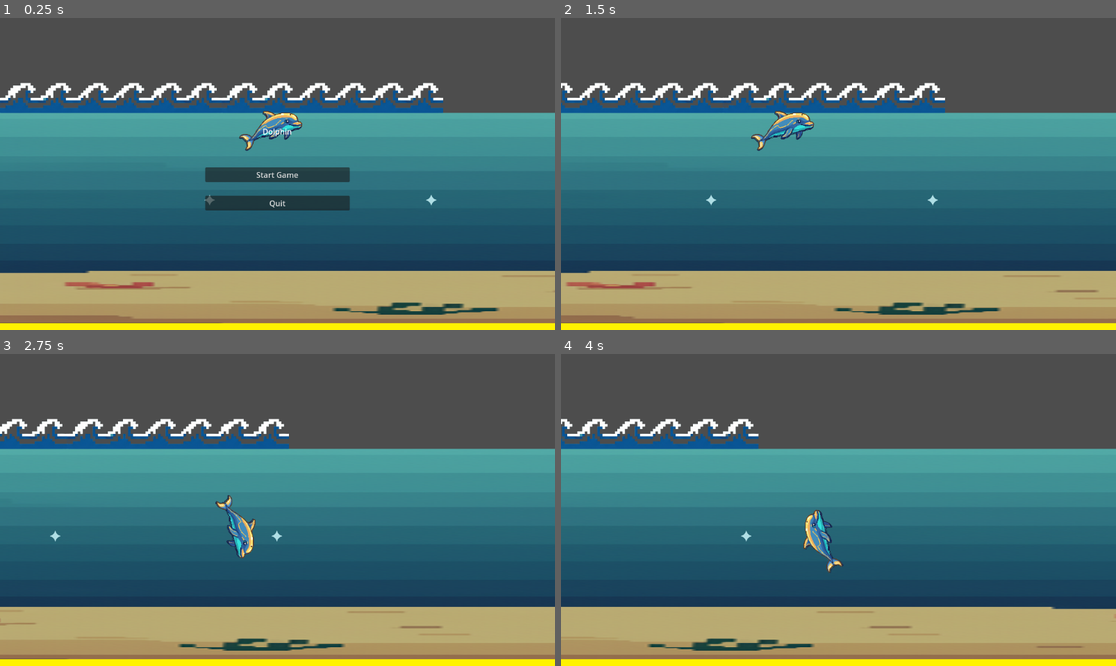
Above: before the commit, frames 1-4 (two rows, left to right).
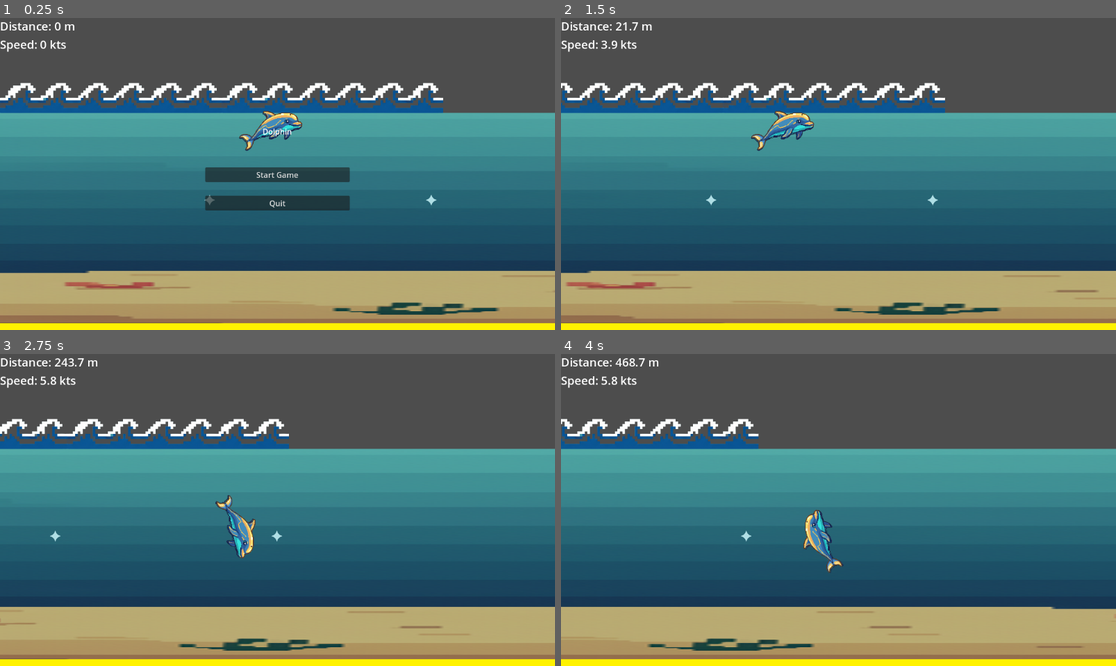
Above: after the commit, the same moments.

Repository: sandritalb/dolphin_ai
Game: Godot game, scene res://scenes/main.tscn
Two runs of this game, one before a commit and one after it. Both use one fixed random seed, a clock stepped at 60 frames per second and the inputs below.
Inputs:
- Up to frame 1 (0.25 s): no input
- Up to frame 2 (1.5 s): click "Start Game" at 0.5 s; tap Enter (ui_accept) at 1.25 s; hold Right (ui_right) from 1.28 s (still down)
- Up to frame 3 (2.75 s): tap Enter (ui_accept) at 1.52, 2.27 s; release Right (ui_right) at 2.03 s; hold Down (ui_down) from 2.03 s (still down)
- Up to frame 4 (4 s): release Down (ui_down) at 2.78 s; hold Right (ui_right) 2.78-3.53 s; hold Up (ui_up) from 3.53 s (still down); tap Enter (ui_accept) at 3.77 s

The runs differ from the first frame. In frame 1, 0.3% of the frame differs, in the area x 0-14%, y 1-11%; in frame 2, 0.4%; in frame 3, 0.4%; in frame 4, 0.4%, in the area x 0-18%, y 1-11%.

Commit message:
feat: Implement HUD for displaying distance and speed in real-time

Diff:
--- /dev/null
+++ b/scenes/HUD.tscn
@@ -0,0 +1,27 @@
+[gd_scene load_steps=1 format=3 uid="uid://b7w4lqmx0kyt0"]
+
+[ext_resource type="Script" path="res://scripts/hud.gd" id="1_hmw6y"]
+
+[node name="HUD" type="CanvasLayer"]
+script = ExtResource("1_hmw6y")
+
+[node name="VBoxContainer" type="VBoxContainer" parent="."]
+anchors_left = 0.02
+anchors_top = 0.02
+anchors_right = 0.3
+anchors_bottom = 0.2
+offset_left = 0.0
+offset_top = 0.0
+offset_right = 0.0
+offset_bottom = 0.0
+theme_override_font_sizes/separation = 10
+
+[node name="DistanceLabel" type="Label" parent="VBoxContainer"]
+layout_mode = 2
+text = "Distance: 0 m"
+theme_override_font_sizes/font_size = 24
+
+[node name="SpeedLabel" type="Label" parent="VBoxContainer"]
+layout_mode = 2
+text = "Speed: 0 kts"
+theme_override_font_sizes/font_size = 24
--- a/scenes/main.tscn
+++ b/scenes/main.tscn
@@ -8,6 +8,7 @@
 [ext_resource type="PackedScene" uid="uid://ctx3a85l4ts2r" path="res://scenes/DolphinPlayer.tscn" id="5_tefeu"]
 [ext_resource type="Texture2D" uid="uid://db4qcr04q50pl" path="res://sprites/waves.png" id="5_ya4ey"]
 [ext_resource type="PackedScene" uid="uid://crsqhbm5qpveo" path="res://scenes/StartMenu.tscn" id="8_start"]
+[ext_resource type="PackedScene" path="res://scenes/HUD.tscn" id="9_hud"]
 
 [node name="Main" type="Node2D"]
 script = ExtResource("1_tipki")
@@ -50,9 +51,7 @@
 [node name="Obstacles" type="Node" parent="."]
 script = ExtResource("5_85g3d")
 pool_size = 20
-shark_spawn_chance = 1.0
-boat_spawn_chance = 1.0
-max_spawn_chance = 1.0
+max_spawn_chance = 0.9
 
 [node name="SharkContainer" type="Node" parent="Obstacles"]
 
@@ -64,3 +63,6 @@
 [node name="StartMenu" parent="." instance=ExtResource("8_start")]
 process_mode = 3
 follow_viewport_enabled = true
+
+[node name="HUD" parent="." node_paths=PackedStringArray("target") instance=ExtResource("9_hud")]
+target = NodePath("../DolphinPlayer")
--- /dev/null
+++ b/scripts/hud.gd
@@ -0,0 +1,60 @@
+# ============================================================================
+# HUD - Heads-Up Display for game stats
+# Shows distance traveled and speed in real-time
+# ============================================================================
+
+extends CanvasLayer
+
+# References
+@onready var distance_label: Label = $VBoxContainer/DistanceLabel
+@onready var speed_label: Label = $VBoxContainer/SpeedLabel
+
+# Target to track
+@export var target: Node2D = null
+
+# Constants
+const PIXELS_TO_METERS: float = 1.0  # 1 pixel = 1 meter (configurable)
+const PIXELS_PER_SECOND_TO_KNOTS: float = 0.01944  # Conversion factor
+
+# Initial position tracking
+var initial_position: Vector2 = Vector2.ZERO
+var starting_x: float = 0.0
+
+
+func _ready() -> void:
+	# Initialize labels
+	if distance_label:
+		distance_label.text = "Distance: 0 m"
+	if speed_label:
+		speed_label.text = "Speed: 0 kts"
+
+	print("✅ HUD initialized")
+
+
+func set_target(player: Node2D) -> void:
+	"""Set the target node to track (usually the player dolphin)"""
+	target = player
+	if target:
+		starting_x = target.position.x
+		print("📊 HUD tracking target: %s" % target.name)
+
+
+func _process(_delta: float) -> void:
+	if not target:
+		return
+
+	# Update distance (based on horizontal movement)
+	var distance_pixels = target.position.x - starting_x
+	var distance_meters = distance_pixels * PIXELS_TO_METERS
+
+	if distance_label:
+		distance_label.text = "Distance: %.1f m" % distance_meters
+
+	# Update speed (convert velocity magnitude to knots)
+	var speed_pixels_per_second = 0.0
+	if target and "velocity" in target:
+		speed_pixels_per_second = target.velocity.length()
+	var speed_knots = speed_pixels_per_second * PIXELS_PER_SECOND_TO_KNOTS
+
+	if speed_label:
+		speed_label.text = "Speed: %.1f kts" % speed_knots
Not shown: 1 places in scenes/main.tscn that only renumber resources
Not shown, added: scripts/hud.gd.uid
